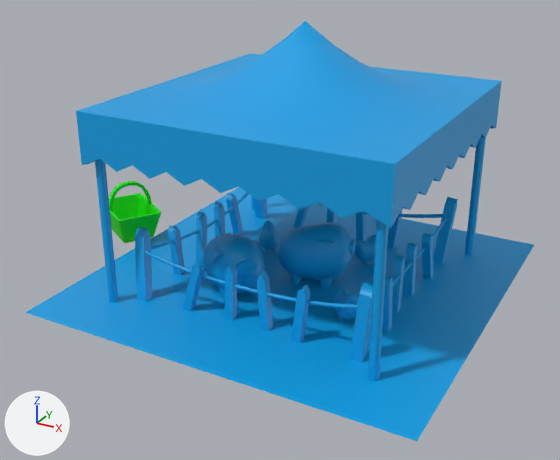
A saved change to the FBX model models/Meat/meat_farm_lvl1.fbx.
Both versions are drawn from a camera (50 mm lens) standing at (6.84, -13.43, 5.02) and looking at (-0.59, 0.07, -1.73). Lighting does not change. The marker at lower left points along +X, +Y and +Z. The first picture is the older version.

Names of what the first picture shows: 'SM_Farm_Meat_lvl1'.
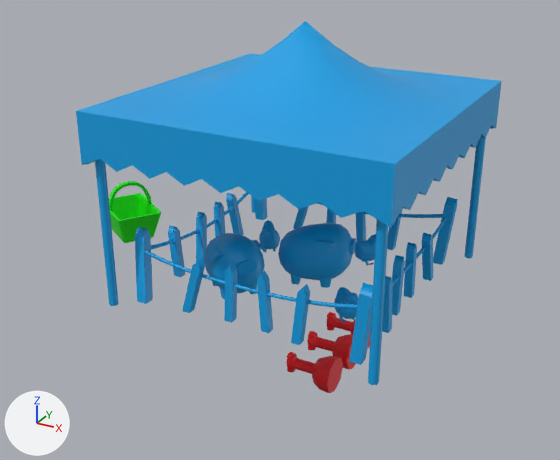
Boxes [x1, y1, x2, y2] around the edits, measured in the pictures (560 x 460 px):
```json
{"object": "SM_Farm_Meat_lvl1", "change": "reshaped", "before": [25, 21, 534, 441], "after": [76, 21, 502, 393], "on screen": "16% narrower, 11% shorter"}
{"part": 1, "of": "me_cube_014", "change": "deleted", "before": [25, 187, 534, 441], "on screen": "cyan"}
```

The change, as JSON lines over the scene's bpy script:
```json
{"block": "me_cube_014", "where": "# used by ob_sm_farm_meat_lvl1; location = (0.0, 0.0, 0.0)"}
{"op": "remove", "block": "me_cube_014", "code": "me_cube_014.from_pydata(...)  # 2682 vertices, 2418 faces; spans x -5.55..4.07, y -4.07..4.07, z -6.16..2.74"}
{"op": "add", "block": "me_cube_014", "code": "me_cube_014.from_pydata(...)  # 2678 vertices, 2417 faces; spans x -5.55..3.09, y -3.09..3.74, z -6.16..2.74"}
{"block": "me_cube_014", "change": "me_cube_014 part 1: the loose piece of 4 vertices spanning x -4.07..4.07, y -4.07..4.07, z -2.66 is deleted"}
```
